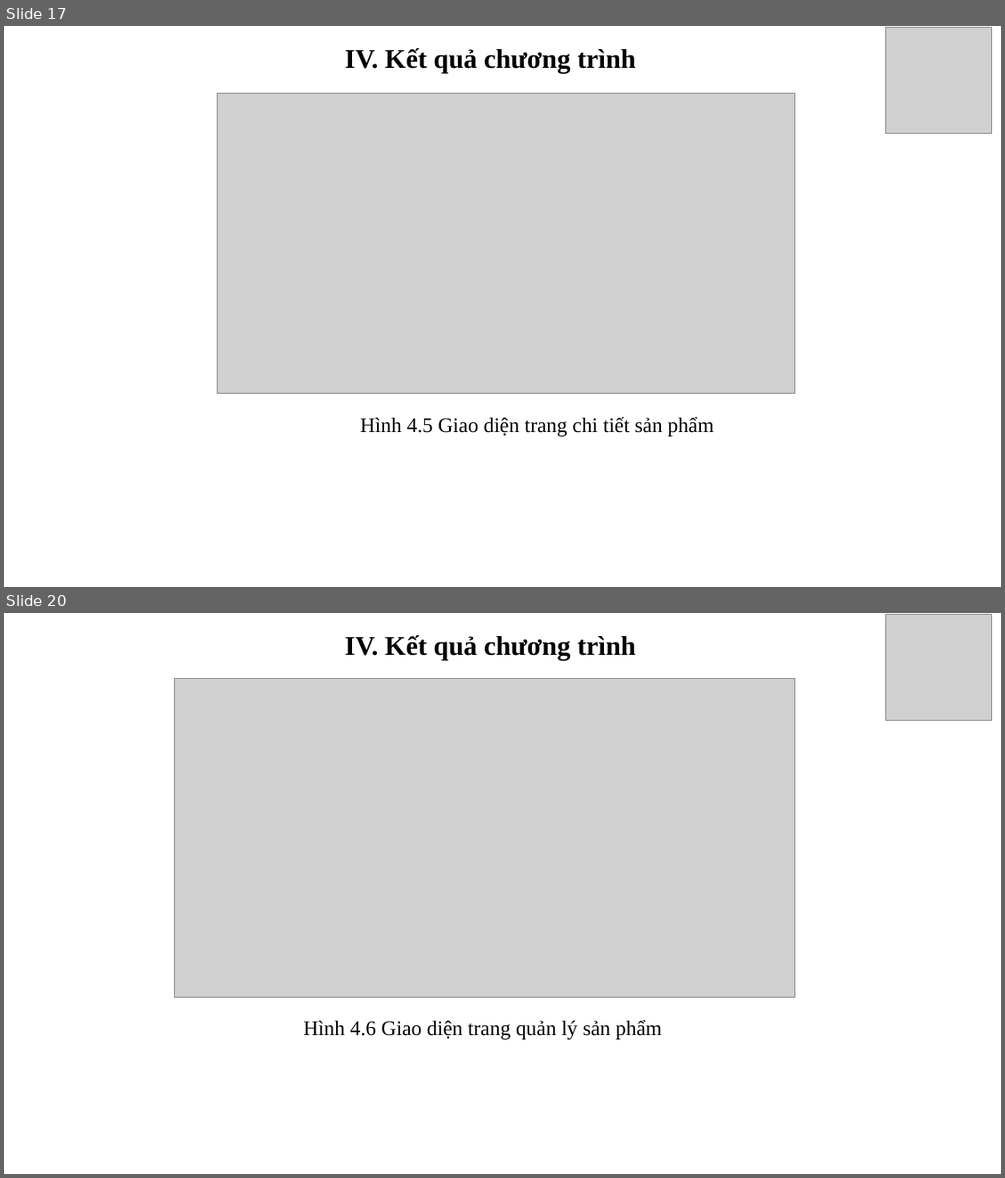
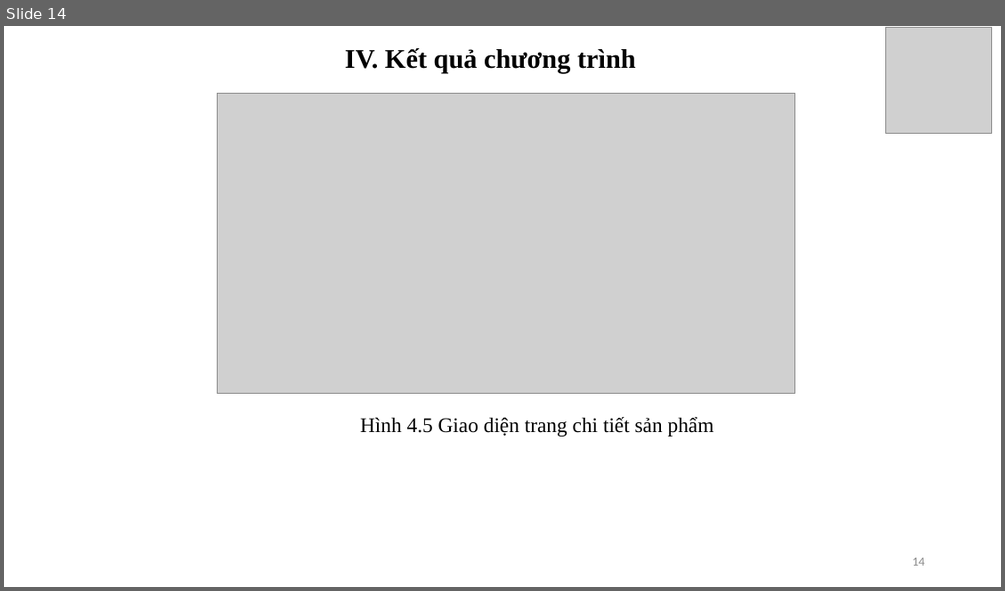
Before and after one commit to ngocanhnguyen160998/DATN, a slide deck: BaoCao/SlideDoAn_NguyenNgocAnh_2017605519.pptx. Shown one above the other, each under a label of ours: slides 17 and 20 before the commit, slide 14 after it; the slides between them are not shown. The pictures are 1005x1178 and 1005x591 pixels, drawn with LibreOffice and Linux fonts; fonts in the diff are those of the drawing; grey boxes stand for pictures; background and template pictures are left out. Boxes give left, top, right and bottom in pixels: in the first picture for what was removed or moved away, otherwise in the second. Text is boxed around its words. In the diff, an @@ line names an element or a change of style, - is before the commit and + after.

```diff
--- a/BaoCao/SlideDoAn_NguyenNgocAnh_2017605519.pptx
+++ b/BaoCao/SlideDoAn_NguyenNgocAnh_2017605519.pptx
@@ slide 20 removed at (4,613,1001,1174), background picture (left out) @@
@@ text removed at (345,635,636,660) @@
-  IV. Kết quả chương trình
@@ picture removed at (886,615,991,720) @@
@@ picture removed at (174,679,794,997) @@
@@ text removed at (303,1020,662,1039) @@
-Hình 4.6 Giao diện trang quản lý sản phẩm
@@ what was slide 17 is now slide 14 @@
@@ slide 14 changed as well @@
@@ page number added at (912,557,924,565), 12 pt, text #8C8C8C @@
+14
```
Also in this commit, not shown: 15 other slides changed, 6 other slides removed.
